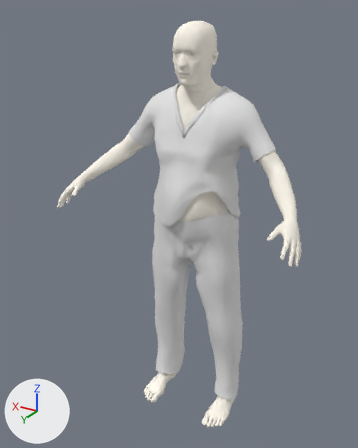
Before and after pictures for a commit that changed the Blender file blend/man/m1_B_OstomyCare_BagAnimation.blend.
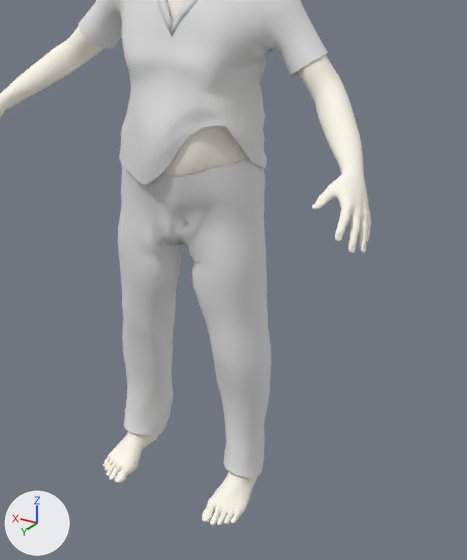
Old and new are each drawn whole from a camera (50 mm lens) standing at (-0.86, 2.09, 2.11) and looking at (0.32, 0.11, 1.12) and again close up on the part from 23% to 100% of the width and 26% to 100% of the height. Every picture has the same lights, and +X, +Y and +Z are marked at lower left.

In view in the first close-up: 'M1:Adult_male_genitalia.001', 'M1:Harvey_fscrubbottoms2', 'M1:Harvey_fscrubtop2'.
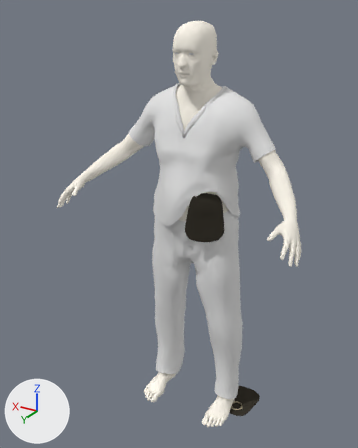
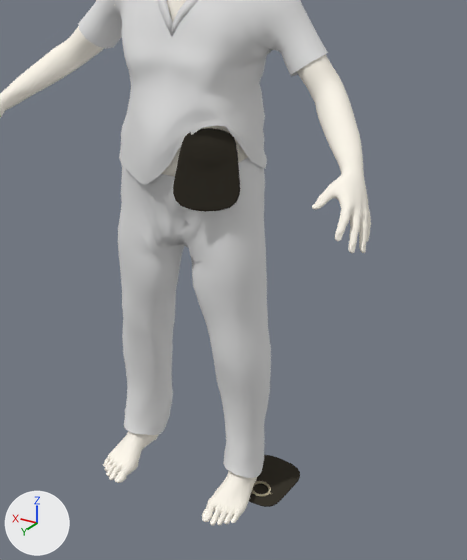
The change, as JSON lines over the scene's bpy script:
```json
{"op": "add", "block": "img_ostomybag_diffuse_jpg_001", "code": ["img_ostomybag_diffuse_jpg_001 = load_image('OstomyBag_Diffuse.jpg.001', '../OstomyBag/OstomyBag_Diffuse.jpg', 1024, 1024, 'sRGB')"]}
{"op": "add", "block": "mat_bagclasp", "code": ["mat_bagclasp = diffuse_material('BagClasp')", "mat_bagclasp.base_color = (0.485, 0.429, 0.305)  # beige #b9af96"]}
{"op": "add", "block": "mat_bagtexturemain", "code": ["mat_bagtexturemain = bpy.data.materials.new('BagTextureMain')", "# uses the picture img_ostomybag_diffuse_jpg_001"]}
{"op": "add", "block": "me_plane_005", "code": ["me_plane_005 = bpy.data.meshes.new('Plane.005')", "me_plane_005.from_pydata(...)  # 568 vertices, 598 faces; spans x -0.093..0.093, y -0.124..0.118, z -0.01..0.004", "me_plane_005.polygons.foreach_set('use_smooth', [True] * 598)", "# faces by material slot: [286, 312]", "me_plane_005.materials.append(mat_bagtexturemain)", "me_plane_005.materials.append(mat_bagclasp)  # beige #b9af96"]}
{"op": "add", "block": "ob_bag_001", "code": ["ob_bag_001 = bpy.data.objects.new('Bag.001', me_plane_005)", "ob_bag_001.parent = ob_ostomybag", "ob_bag_001.location = (0.000314, -0.0504, 0.00272)", "_m = ob_bag_001.modifiers.new('EdgeSplit', 'EDGE_SPLIT')", "_m.split_angle = 1.984"]}
{"op": "add", "block": "ob_ostomybag", "code": ["ob_ostomybag = bpy.data.objects.new('OstomyBag', None)", "ob_ostomybag.location = (0.0, 0.0, 0.0)"]}
{"op": "add", "block": "ob_bag", "code": ["ob_bag = bpy.data.objects.new('Bag', me_plane_005)", "ob_bag.parent = ob_ostomybag_proxy", "ob_bag.location = (0.000314, -0.0504, 0.00272)", "_m = ob_bag.modifiers.new('EdgeSplit', 'EDGE_SPLIT')", "_m.split_angle = 1.984"]}
{"op": "add", "block": "ob_ostomybag_proxy", "code": ["ob_ostomybag_proxy = bpy.data.objects.new('OstomyBag_proxy', None)", "ob_ostomybag_proxy.location = (0.138, 0.174, 1.268)", "ob_ostomybag_proxy.rotation_euler = (1.63, -0.0359, 0.542)  # degrees (93, -2.1, 31)"]}
```

Location of each change, [x1, y1, x2, y2] in pixels of the close-ups (467 x 560 px):
```json
{"object": "Bag", "change": "added", "after": [173, 128, 240, 212]}
{"object": "Bag.001", "change": "added", "after": [249, 455, 300, 507], "faces in mat_bagtexturemain": [249, 455, 300, 507]}
```
